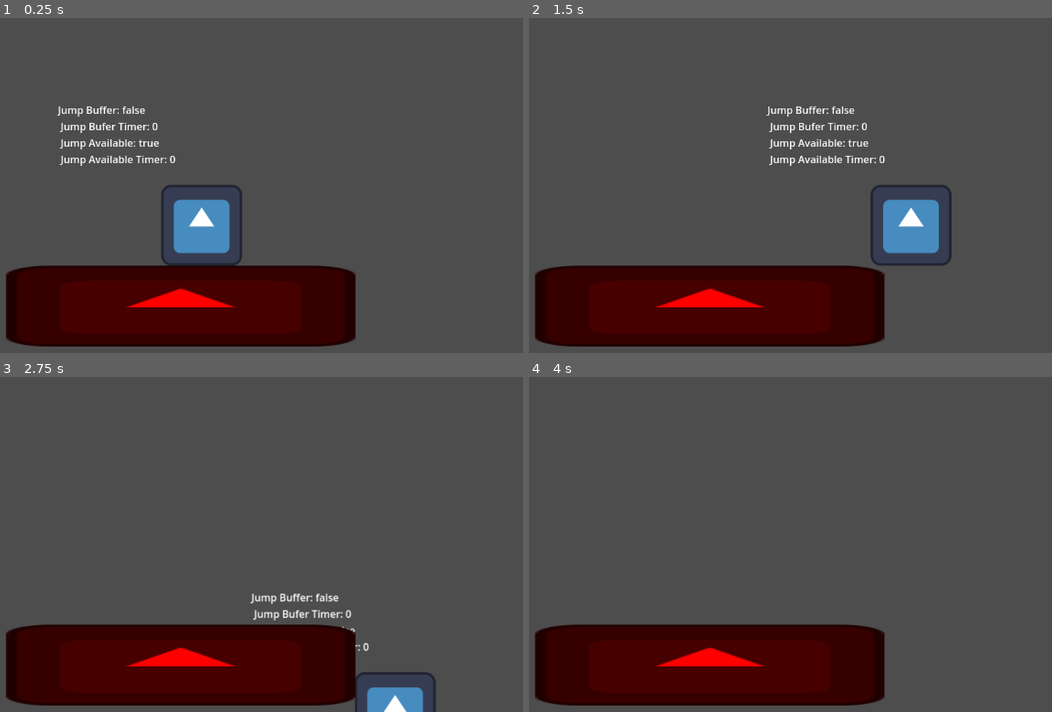
Above: before the commit, frames 1-4 (two rows, left to right).
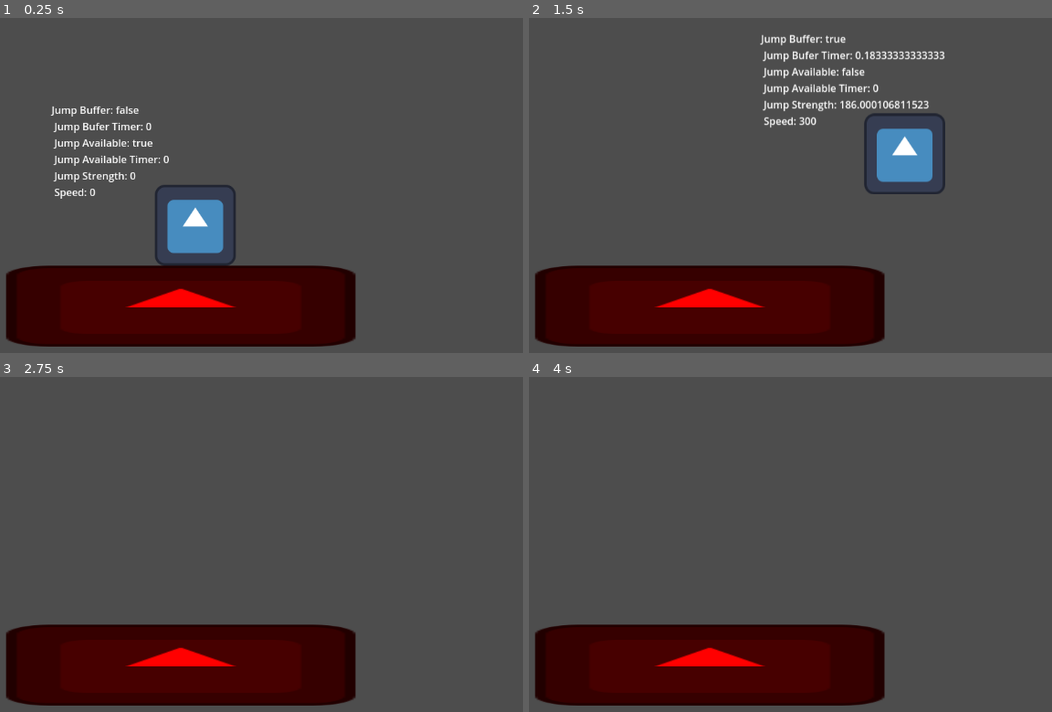
Above: after the commit, the same moments.

Repository: alexbernachi/Project-7
Game: Godot game, scene res://Prototype.tscn
Same seed, same stepped clock (60 frames per second), same inputs: the game is played once before the commit and once after it. The project has no main scene, so this scene is started directly. The engine's default icon, where the game draws it, is replaced by a stand-in: a white triangle on a blue panel in a dark square.
Inputs:
- Up to frame 1 (0.25 s): no input
- Up to frame 2 (1.5 s): tap Enter (ui_accept) at 0.5, 0.6 s; hold Right (ui_right) from 0.53 s (still down); tap W (Jump, bound only after the commit) at 0.77, 0.8, 1.07, 1.35 s
- Up to frame 3 (2.75 s): tap W (Jump, bound only after the commit) at 1.52, 1.82, 2.3 s; tap Enter (ui_accept) at 1.55, 2.1 s; release Right (ui_right) at 2.03 s; hold Left (ui_left) from 2.03 s (still down)
- Up to frame 4 (4 s): release Left (ui_left) at 2.78 s; hold Right (ui_right) from 2.78 s (still down); tap Enter (ui_accept) at 2.85, 3.5 s; tap W (Jump, bound only after the commit) at 3.02, 3.32, 3.6, 3.77 s

The runs differ from the first frame. In frame 1, 2.3% of the frame differs, in the area x 9-47%, y 26-74%; in frame 2, 7.0%, in the area x 44-81%, y 4-74%; in frame 3, 1.6%; in frame 4, nothing differs.

Commit message:
Debug Feature Upgrade
Added Reset in scene
Make Some movement of the player adjustable on editor and not in code
Add Debug Toggle
Change button for ease of access

Diff:
--- a/Player/player.gd
+++ b/Player/player.gd
@@ -4,9 +4,11 @@
 @onready var Jump_Buffer_Timer = $JumpBuffer
 @onready var Debug_Text = $DebugText
 
+@export var Jump_Buffer_Time: float
+@export var Coyote_Jump_Time :float
 
-const SPEED = 300.0
-const JUMP_FORCE = -400.0
+@export var Jump_Strength: float
+@export var Speed : float
 
 var Jump_Available :bool = false
 var Jump_Buffer: bool = false
@@ -29,42 +31,64 @@
 	if not is_on_floor():
 		#start the timer for Coyote jump
 		if Coyote_Timer.is_stopped() and Jump_Available:
-			Coyote_Timer.start()
+			Coyote_Timer.start(Coyote_Jump_Time)
 		#putting gravity
 		velocity.y += gravity * delta
 
 
 
 	# Handle Jump.
-	if Input.is_action_just_pressed("ui_accept"):
+	if Input.is_action_just_pressed("Jump"):
 		#Make Jump buffer true and start the timer
 		Jump_Buffer = true
-		Jump_Buffer_Timer.start()
+		Jump_Buffer_Timer.start(Coyote_Jump_Time)
 		if Jump_Available:
 			Jump()
 
 	# Get the input direction and handle the movement/deceleration.
-	var direction = Input.get_axis("ui_left", "ui_right")
+	var direction = Input.get_axis("Left", "Right")
 	if direction:
-		velocity.x = direction * SPEED
+		velocity.x = direction * Speed
 	else:
-		velocity.x = move_toward(velocity.x, 0, SPEED)
+		velocity.x = move_toward(velocity.x, 0, Speed)
 
 
 	move_and_slide()
 
+	Reset_Game()
+
 #make the player jump... WHAT ELSE DO YOU EXPECT?!?!?!
 func Jump() -> void:
-	velocity.y = JUMP_FORCE
+	velocity.y = Jump_Strength
 	Jump_Available = false
 
 @warning_ignore("unused_parameter")
 func _process(delta):
+
+#Toggle to see the Debug Feature
+	if Input.is_action_just_pressed("Debug_View"):
+		if Debug_Text.visible == true:
+			Debug_Text.visible = false
+		else:
+			Debug_Text.visible = true
+
+
+	Debug_View()
+
+#Reset the Scene/Game
+func Reset_Game():
+	if Input.is_action_just_pressed("Reset"):
+		get_tree().reload_current_scene()
+	pass
+
+func Debug_View():
 	#Debug for Jump Buffer and Coyote Jump
 	Debug_Text.text = "Jump Buffer: " + str(Jump_Buffer) \
-	+ "\n Jump Bufer Timer: " + str(Jump_Buffer_Timer.time_left) \
-	+ "\n Jump Available: " + str(Jump_Available) \
-	+ "\n Jump Available Timer: " + str(Coyote_Timer.time_left)
+		+ "\n Jump Bufer Timer: " + str(Jump_Buffer_Timer.time_left) \
+		+ "\n Jump Available: " + str(Jump_Available) \
+		+ "\n Jump Available Timer: " + str(Coyote_Timer.time_left) \
+		+ "\n Jump Strength: " + str(velocity.y) \
+		+ "\n Speed: " + str(velocity.x)
 	pass
 
 #turn off Coyote Jump
--- a/Prototype.tscn
+++ b/Prototype.tscn
@@ -9,7 +9,11 @@
 [node name="Node2D" type="Node2D"]
 
 [node name="Player" parent="." instance=ExtResource("1_55mg0")]
-position = Vector2(555, 444)
+position = Vector2(545, 432)
+Jump_Buffer_Time = 0.3
+Coyote_Jump_Time = 0.3
+Jump_Strength = -500.0
+Speed = 300.0
 
 [node name="StaticBody2D" type="StaticBody2D" parent="."]
 modulate = Color(1, 0, 0, 1)
--- a/project.godot
+++ b/project.godot
@@ -14,6 +14,38 @@
 config/features=PackedStringArray("4.2", "GL Compatibility")
 config/icon="res://icon.svg"
 
+[input]
+
+Left={
+"deadzone": 0.5,
+"events": [Object(InputEventKey,"resource_local_to_scene":false,"resource_name":"","device":-1,"window_id":0,"alt_pressed":false,"shift_pressed":false,"ctrl_pressed":false,"meta_pressed":false,"pressed":false,"keycode":0,"physical_keycode":65,"key_label":0,"unicode":97,"echo":false,"script":null)
+, Object(InputEventKey,"resource_local_to_scene":false,"resource_name":"","device":-1,"window_id":0,"alt_pressed":false,"shift_pressed":false,"ctrl_pressed":false,"meta_pressed":false,"pressed":false,"keycode":0,"physical_keycode":4194319,"key_label":0,"unicode":0,"echo":false,"script":null)
+]
+}
+Right={
+"deadzone": 0.5,
+"events": [Object(InputEventKey,"resource_local_to_scene":false,"resource_name":"","device":-1,"window_id":0,"alt_pressed":false,"shift_pressed":false,"ctrl_pressed":false,"meta_pressed":false,"pressed":false,"keycode":0,"physical_keycode":68,"key_label":0,"unicode":100,"echo":false,"script":null)
+, Object(InputEventKey,"resource_local_to_scene":false,"resource_name":"","device":-1,"window_id":0,"alt_pressed":false,"shift_pressed":false,"ctrl_pressed":false,"meta_pressed":false,"pressed":false,"keycode":0,"physical_keycode":4194321,"key_label":0,"unicode":0,"echo":false,"script":null)
+]
+}
+Jump={
+"deadzone": 0.5,
+"events": [Object(InputEventKey,"resource_local_to_scene":false,"resource_name":"","device":-1,"window_id":0,"alt_pressed":false,"shift_pressed":false,"ctrl_pressed":false,"meta_pressed":false,"pressed":false,"keycode":0,"physical_keycode":87,"key_label":0,"unicode":119,"echo":false,"script":null)
+, Object(InputEventKey,"resource_local_to_scene":false,"resource_name":"","device":-1,"window_id":0,"alt_pressed":false,"shift_pressed":false,"ctrl_pressed":false,"meta_pressed":false,"pressed":false,"keycode":0,"physical_keycode":32,"key_label":0,"unicode":32,"echo":false,"script":null)
+, Object(InputEventKey,"resource_local_to_scene":false,"resource_name":"","device":-1,"window_id":0,"alt_pressed":false,"shift_pressed":false,"ctrl_pressed":false,"meta_pressed":false,"pressed":false,"keycode":0,"physical_keycode":4194320,"key_label":0,"unicode":0,"echo":false,"script":null)
+]
+}
+Reset={
+"deadzone": 0.5,
+"events": [Object(InputEventKey,"resource_local_to_scene":false,"resource_name":"","device":-1,"window_id":0,"alt_pressed":false,"shift_pressed":false,"ctrl_pressed":true,"meta_pressed":false,"pressed":false,"keycode":0,"physical_keycode":82,"key_label":0,"unicode":0,"echo":false,"script":null)
+]
+}
+Debug_View={
+"deadzone": 0.5,
+"events": [Object(InputEventKey,"resource_local_to_scene":false,"resource_name":"","device":-1,"window_id":0,"alt_pressed":false,"shift_pressed":false,"ctrl_pressed":true,"meta_pressed":false,"pressed":false,"keycode":0,"physical_keycode":84,"key_label":0,"unicode":0,"echo":false,"script":null)
+]
+}
+
 [rendering]
 
 renderer/rendering_method="gl_compatibility"
